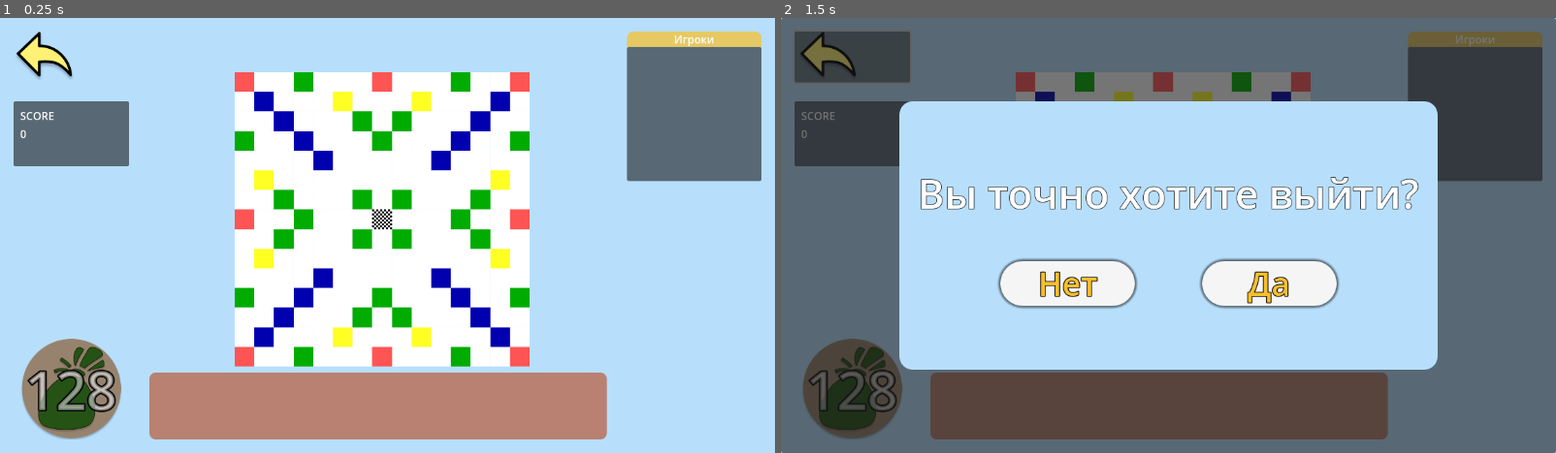
Above: before the commit, frames 1-2 (left to right).
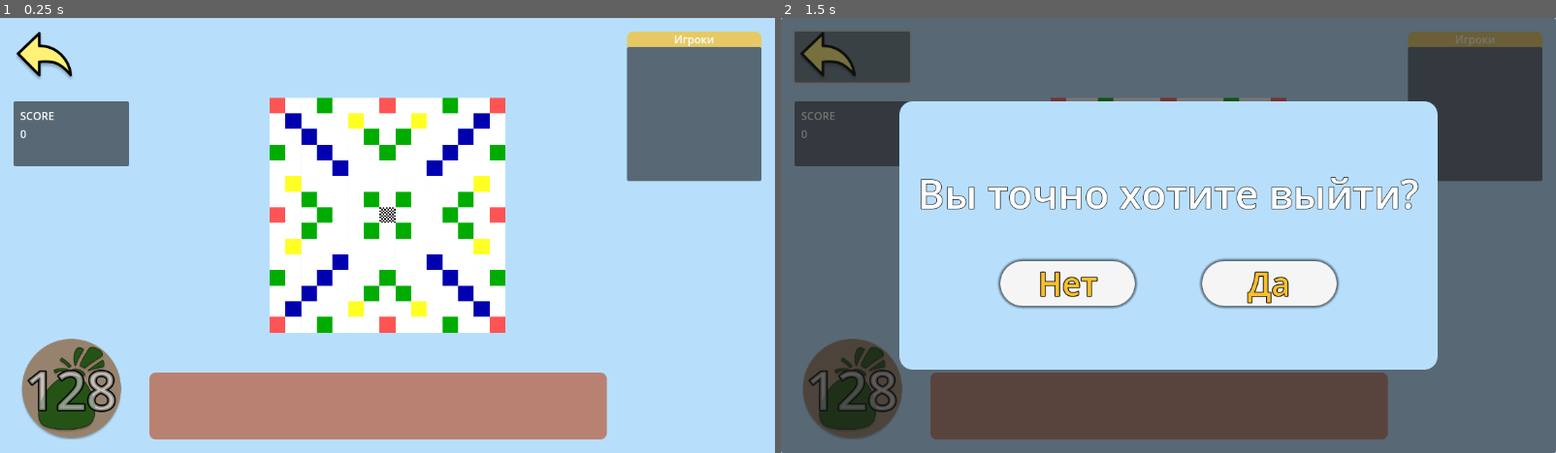
Above: after the commit, the same moments.

Repository: teamdevm/team-project-gamedev
Game: Godot game, scene res://screens/GameScene2/game_field.tscn
The game is run twice, just before and just after one commit, with the same random seed, the same clock (stepped at 60 frames per second) and the same inputs. This scene is started directly instead of the project's main scene.
Inputs (mouse positions are in pixels of both pictures, inside the frame that each line leads up to):
- Up to frame 1 (0.25 s): no input
- Up to frame 2 (1.5 s): tap Enter at 0.5 s; move the mouse to (1339, 213) at 0.52 s; click (1339, 213) at 0.6 s; click (850, 57) at 1.25 s

The runs differ from the first frame. In frame 1, 15% of the frame differs, in the area x 30-69%, y 12-81%; in frame 2, 2.4%.
Error before the commit: Invalid cast: could not convert value to 'Array'. (res://ui/components/InGameLeaderboard/InGameLeaderboard.gd:23)

Commit message:
Fix leaderboard. Fix board sizing. Fix menu join after fail.

Diff:
--- a/Client/entities/board/board.gd
+++ b/Client/entities/board/board.gd
@@ -10,6 +10,8 @@
 	for i in range(0, field_size):
 		for j in range(0, field_size):
 				tls.set_cell(0, Vector2i (i, j), 1, field_tile)
+	get_tree().get_root().connect("size_changed", _resize)
+	_resize()
 
 # словарь
 # тут должны быть координаты тайлов с соответствкующими буквами
@@ -64,6 +66,12 @@
 	var tls = get_child(1)
 	if Input.is_action_just_pressed("Click"):
 		var global_pos = get_global_mouse_position()-self.position
-		var coord = tls.local_to_map(global_pos/0.292)
+		var coord = tls.local_to_map(global_pos/self.scale)
 		if (coord.x < field_size and coord.y < field_size):
 			click_coord.emit(coord)
+
+func _resize():
+	var new_scale = 0.240 * get_viewport_rect().size.y / 666
+	self.scale.x = new_scale
+	self.scale.y = new_scale
+	self.position = get_viewport_rect().size / 2 - Vector2(750, 880) * self.scale
--- a/Client/entities/board/board.tscn
+++ b/Client/entities/board/board.tscn
@@ -60,15 +60,15 @@
 sources/0 = SubResource("TileSetAtlasSource_16s00")
 
 [node name="Board" type="Node2D"]
+scale = Vector2(0.292, 0.292)
 script = ExtResource("1_kqi0k")
+metadata/_edit_lock_ = true
 
 [node name="TileMap" type="TileMap" parent="."]
-scale = Vector2(0.292, 0.292)
 tile_set = SubResource("TileSet_ojprd")
 format = 2
 layer_0/tile_data = PackedInt32Array(0, 65536, 0, 1, 0, 0, 2, 0, 0, 3, 131072, 0, 4, 0, 0, 5, 0, 0, 6, 0, 0, 7, 65536,  …(3259 unchanged characters)…
 
 [node name="TileMap2" type="TileMap" parent="."]
-scale = Vector2(0.292, 0.292)
 tile_set = SubResource("TileSet_g8kbg")
 format = 2
--- a/Client/screens/GameScene2/game_field.gd
+++ b/Client/screens/GameScene2/game_field.gd
@@ -4,7 +4,7 @@
 var UserIndex:int
 var bag_count:int : set = SetBagCount
 var your_turn:bool : set = SetYourTurn
-var Users
+var Users:Array
 
 class LiteralHistoryUnit:
 	var Coord:Vector2i
@@ -121,6 +121,8 @@
 		OnNextTurn(data)
 	elif  command == "end-game":
 		OnEndGame(data, code)
+	elif command == "plr-disc-from-game":
+		OnSomePlayerDisconnected(data)
 
 
 func SelectPiece(index:int, letter:String)->void:
@@ -251,9 +253,25 @@
 	for stat in players_stats:
 		var score = stat["score"]
 		var index = stat["index"]
-		Users[index]["score"] = score
+		for usr in Users:
+			if usr["index"] == index:
+				usr["score"] = score
+				break
 		if UserIndex == index:
 			TotalScore = score
+	emit_signal("ChangePlayersList")
+
+func OnSomePlayerDisconnected(data)->void:
+	UserIndex = data["new_index"]
+	var disc_index = data["disc_index"]
+	var d = -1
+	for i in range(Users.size()):
+		if Users[i]["index"] == disc_index:
+			d = i
+		elif Users[i]["index"] > disc_index:
+			Users[i]["index"] -= 1
+	if d != -d:
+		Users.remove_at(d)
 	emit_signal("ChangePlayersList")
 
 func OnEndGame(data, code)->void:
--- a/Client/screens/GameScene2/game_field.tscn
+++ b/Client/screens/GameScene2/game_field.tscn
@@ -33,7 +33,7 @@
 metadata/_edit_lock_ = true
 
 [node name="Board" parent="." instance=ExtResource("8_0x3ys")]
-position = Vector2(349, 81)
+position = Vector2(348, 78.9999)
 
 [node name="MarginContainer" type="MarginContainer" parent="."]
 layout_mode = 1
--- a/Client/screens/Lobby2/lobby.tscn
+++ b/Client/screens/Lobby2/lobby.tscn
@@ -113,29 +113,32 @@
 size_flags_horizontal = 3
 size_flags_stretch_ratio = 0.35
 
-[node name="PlayerVBox" type="VBoxContainer" parent="MarginContainer/HBoxContainer/SocizalZoneVBox"]
+[node name="PlayersVBox" type="VBoxContainer" parent="MarginContainer/HBoxContainer/SocizalZoneVBox"]
 layout_mode = 2
 size_flags_vertical = 3
 theme_override_constants/separation = 0
 
-[node name="PanelContainer" type="PanelContainer" parent="MarginContainer/HBoxContainer/SocizalZoneVBox/PlayerVBox"]
+[node name="PanelContainer" type="PanelContainer" parent="MarginContainer/HBoxContainer/SocizalZoneVBox/PlayersVBox"]
 layout_mode = 2
 theme = ExtResource("5_ulfft")
 
-[node name="Label" type="Label" parent="MarginContainer/HBoxContainer/SocizalZoneVBox/PlayerVBox/PanelContainer"]
+[node name="Label" type="Label" parent="MarginContainer/HBoxContainer/SocizalZoneVBox/PlayersVBox/PanelContainer"]
 layout_mode = 2
 text = "Игроки"
 horizontal_alignment = 1
 
-[node name="ItemList" type="ItemList" parent="MarginContainer/HBoxContainer/SocizalZoneVBox/PlayerVBox"]
+[node name="PanelContainer2" type="PanelContainer" parent="MarginContainer/HBoxContainer/SocizalZoneVBox/PlayersVBox"]
 layout_mode = 2
 size_flags_vertical = 3
-focus_mode = 0
 
-[node name="PlayersList" parent="MarginContainer/HBoxContainer/SocizalZoneVBox/PlayerVBox/ItemList" node_paths=PackedStringArray("MainScript") instance=ExtResource("6_it81t")]
-MainScript = NodePath("../../../../../..")
+[node name="VBoxContainer" type="VBoxContainer" parent="MarginContainer/HBoxContainer/SocizalZoneVBox/PlayersVBox/PanelContainer2"]
+layout_mode = 2
+
+[node name="PlayersList" parent="MarginContainer/HBoxContainer/SocizalZoneVBox/PlayersVBox/PanelContainer2/VBoxContainer" node_paths=PackedStringArray("MainScript") instance=ExtResource("6_it81t")]
+MainScript = NodePath("../../../../../../..")
 ListChangedSignal = "ChangePlayersList"
 List = "Users"
+SelfIndex = "UserIndex"
 
 [node name="ChatVBox" type="VBoxContainer" parent="MarginContainer/HBoxContainer/SocizalZoneVBox"]
 visible = false
--- a/Client/screens/MainMenu/main_menu2.gd
+++ b/Client/screens/MainMenu/main_menu2.gd
@@ -8,11 +8,11 @@
 	SocketWork.CloseConnection()
 	SocketWork.connect('Command', _onCommand)
 
-func _onCommand(command:String, data, _code:int)->void:
+func _onCommand(command:String, data, code:int)->void:
 	if command == 'create-lobby':
 		OnLobbyCreated(data)
 	elif command == 'connect-to-lobby':
-		OnLobbyJoined(data)
+		OnLobbyJoined(data, code)
 	elif command == 'user-registration':
 		OnUserRegistered(data)
 
@@ -45,7 +45,10 @@
 	var userIndex = lobby['user_index']
 	OpenLobbyScreen(lobby_uuid, users, userIndex)
 
-func OnLobbyJoined(data)->void:
+func OnLobbyJoined(data, code)->void:
+	if code != 0:
+		SocketWork.CloseConnection()
+		return
 	var lobby = data['lobby']
 	var lobby_uuid = lobby['uuid']
 	var users = lobby['users']
--- a/Client/ui/components/PlayersList/PlayersList.gd
+++ b/Client/ui/components/PlayersList/PlayersList.gd
@@ -3,20 +3,27 @@
 @export var MainScript:Control
 @export var ListChangedSignal:String
 @export var List:String
+@export var SelfIndex:String
 
-var _list:ItemList
+var _list:BoxContainer
 
 func _ready():
 	var parent = get_parent()
-	if not parent is ItemList:
+	if not parent is BoxContainer:
 		queue_free()
 		return
-	_list = parent as ItemList
+	_list = parent as BoxContainer
 	TotalRefresh()
 	MainScript.connect(ListChangedSignal, TotalRefresh)
 
 func TotalRefresh():
-	_list.clear()
+	for ch in _list.get_children():
+		if ch != self:
+			ch.call_deferred("queue_free")
 	var users = MainScript.get(List) as Array
 	for usr in users:
-		_list.add_item(usr['name'])
+		var line = Label.new()
+		line.text = usr["name"]
+		if usr["index"] == MainScript.get(SelfIndex):
+			line.modulate = Color.YELLOW
+		_list.call_deferred("add_child", line)
